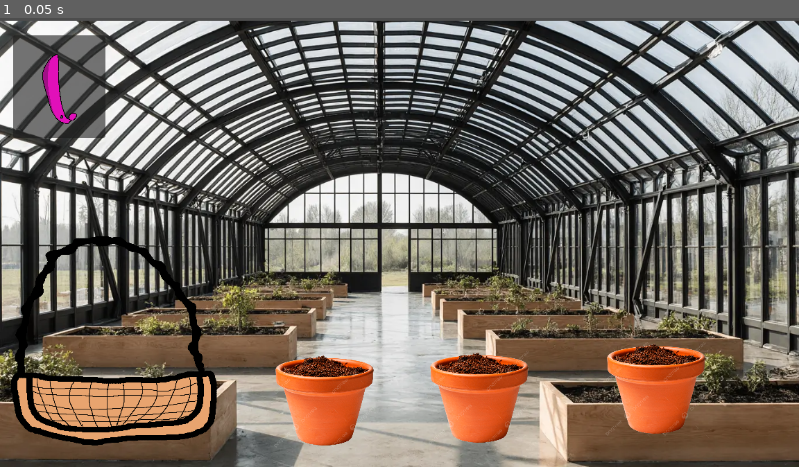
Above: before the commit, frame 1.
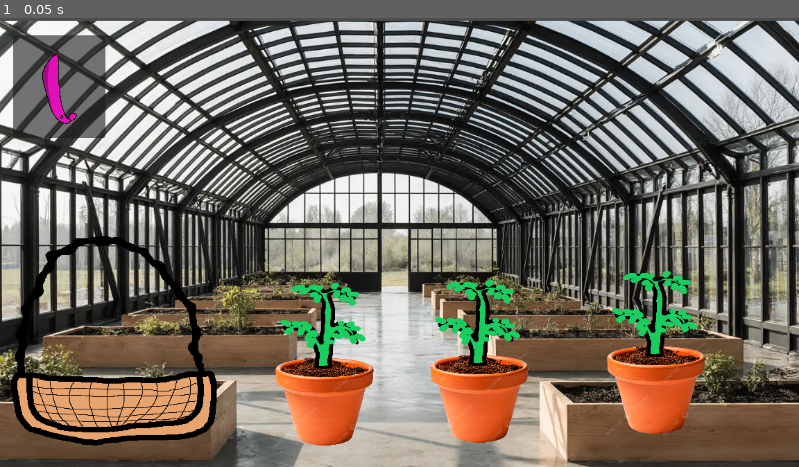
Above: after the commit, the same moment.

Repository: dacooler/TheGameTimeWarpingKitchenTheTimeCookingSimulatorTheGame2026Jam
Game: Godot game, scene res://scenes/Garden.tscn
Same seed, same stepped clock (60 frames per second), same inputs: the game is played once before the commit and once after it. This scene is started directly instead of the project's main scene.
Inputs:
- Up to frame 1 (0.05 s): no input

The runs differ from the first frame. In frame 1, 2.4% of the frame differs, in the area x 35-88%, y 56-79%.

Commit message:
more partys

Diff:
--- a/the-game-time-warping-kitchen-the-time-cooking-simulator-the-game-2026-jam/scenes/prefabs/plant.gd
+++ b/the-game-time-warping-kitchen-the-time-cooking-simulator-the-game-2026-jam/scenes/prefabs/plant.gd
@@ -24,11 +24,13 @@
 func _ready() -> void:
 	pass # Replace with function body.
 
+@onready var cpu_particles_2d: CPUParticles2D = $CPUParticles2D
 func plant(seed: Globals.Produce):
 	sprout.visible = true
 	sprout.texture = seed_images[seed]
 	type = seed_to_produce[seed]
 	planted = true
+	cpu_particles_2d.emitting = true
 
 func unplant():
 	sprout.visible = false
@@ -38,6 +40,7 @@
 func _process(delta: float) -> void:
 	pass
 
+@onready var grow_party: CPUParticles2D = $growParty
 func grow():
 	if (planted):
 		var instance = ONION.instantiate()
@@ -47,4 +50,5 @@
 		instance.position.y += 200
 		instance.is_in_basket = false
 		add_sibling(instance)
+		grow_party.emitting = true
 		unplant()
--- a/the-game-time-warping-kitchen-the-time-cooking-simulator-the-game-2026-jam/scenes/prefabs/plant.tscn
+++ b/the-game-time-warping-kitchen-the-time-cooking-simulator-the-game-2026-jam/scenes/prefabs/plant.tscn
@@ -14,6 +14,19 @@
 size = Vector2(127, 108)
 
 [sub_resource type="QuadMesh" id="QuadMesh_m1b0l"]
+
+[sub_resource type="Gradient" id="Gradient_hiuae"]
+colors = PackedColorArray(1, 1, 1, 1, 0, 0, 0, 1)
+
+[sub_resource type="Curve" id="Curve_022oj"]
+_limits = [-1.0, 1.0, 0.0, 1.0]
+_data = [Vector2(0, 1), 0.0, 0.0, 0, 0, Vector2(1, 1), 0.0, 0.0, 0, 0]
+point_count = 2
+
+[sub_resource type="Curve" id="Curve_6vm1l"]
+_limits = [-1.0, 1.0, 0.0, 1.0]
+_data = [Vector2(0, 1), 0.0, 0.0, 0, 0, Vector2(1, 1), 0.0, 0.0, 0, 0]
+point_count = 2
 
 [node name="Plant" type="Node2D" unique_id=294143976]
 script = ExtResource("1_hiuae")
@@ -40,8 +53,50 @@
 shape = SubResource("RectangleShape2D_ii7jg")
 
 [node name="Sprout" type="MeshInstance2D" parent="." unique_id=611743090]
-visible = false
 position = Vector2(593, 509)
 scale = Vector2(370.18753, -312.96045)
 mesh = SubResource("QuadMesh_m1b0l")
 texture = ExtResource("4_hiuae")
+
+[node name="CPUParticles2D" type="CPUParticles2D" parent="." unique_id=347597372]
+position = Vector2(584, 520)
+emitting = false
+amount = 100
+one_shot = true
+explosiveness = 0.85
+randomness = 0.22
+lifetime_randomness = 0.22
+emission_shape = 3
+emission_rect_extents = Vector2(60, 10)
+direction = Vector2(0, -1)
+spread = 20.0
+gravity = Vector2(0, 2000)
+initial_velocity_min = 500.0
+initial_velocity_max = 1000.0
+scale_amount_min = 5.0
+scale_amount_max = 20.84
+color = Color(0.6862745, 0.3882353, 0.23529412, 0.4745098)
+color_ramp = SubResource("Gradient_hiuae")
+hue_variation_min = -0.1
+hue_variation_max = 0.1
+hue_variation_curve = SubResource("Curve_022oj")
+
+[node name="growParty" type="CPUParticles2D" parent="." unique_id=1259548459]
+position = Vector2(592, 464)
+emitting = false
+amount = 50
+one_shot = true
+explosiveness = 0.93
+randomness = 0.27
+lifetime_randomness = 0.27
+direction = Vector2(0, -1)
+spread = 5.0
+gravity = Vector2(0, 1000)
+initial_velocity_min = 700.0
+initial_velocity_max = 1000.0
+scale_amount_min = 5.0
+scale_amount_max = 20.0
+color = Color(1, 0.6784314, 0.9411765, 0.68235296)
+hue_variation_min = -0.05
+hue_variation_max = 0.1
+hue_variation_curve = SubResource("Curve_6vm1l")
